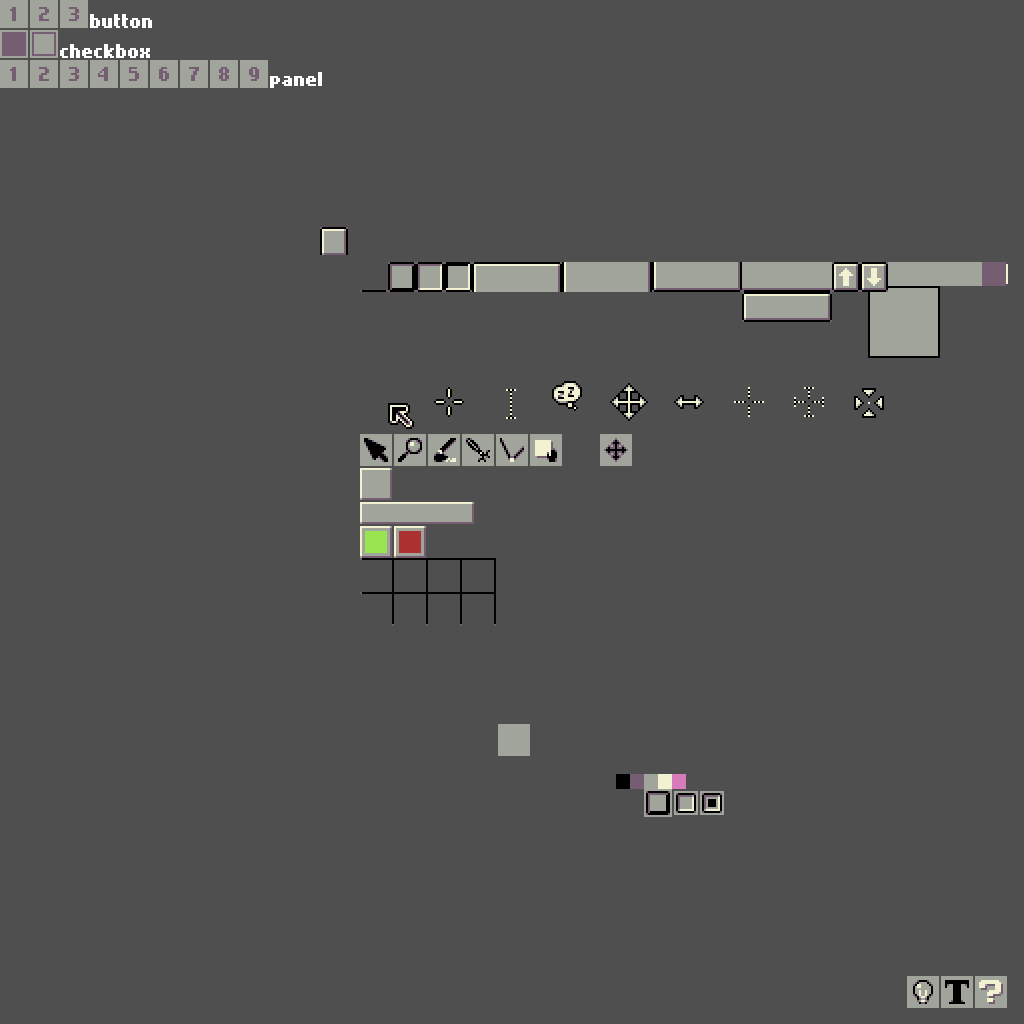
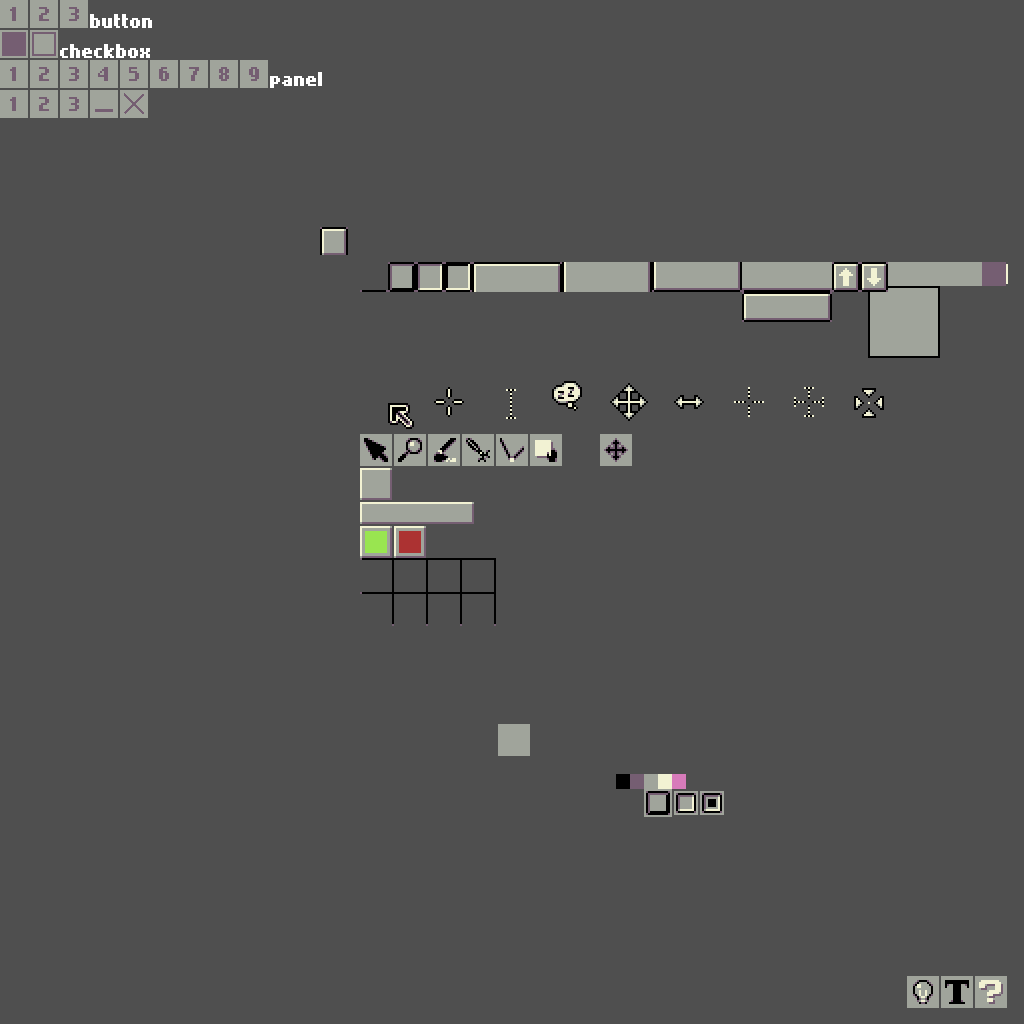
Layers edited between the first and the second 1024×1024 image:
added group "strip" with 5 layers above "123456789" over box(0, 90, 148, 118)
added layer "strip1" in group "strip" over box(0, 90, 28, 118)
added layer "strip2" in group "strip" over box(30, 90, 58, 118)
added layer "strip3" in group "strip" over box(60, 90, 88, 118)
added layer "stampFold" in group "strip" over box(90, 90, 118, 118)
added layer "stampClose" in group "strip" over box(120, 90, 148, 118)
